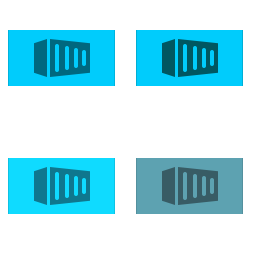
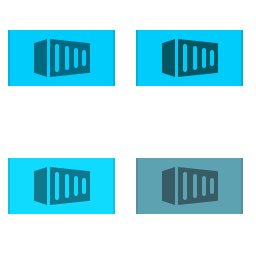
The second (256, 256) image is a revision of the first. Changes to its layers:
painted on "Right Border" (1st of 4, in "TL" › "TLBorders") over box(113, 30, 114, 86)
painted on "Left Border" (1st of 4, in "TL" › "TLBorders") over box(9, 30, 10, 86)
painted on "Right Border" (2nd of 4, in "TR" › "TLBorders") over box(241, 30, 242, 86)
painted on "Left Border" (2nd of 4, in "TR" › "TLBorders") over box(137, 30, 138, 86)
painted on "Right Border" (3rd of 4, in "BL" › "TLBorders") over box(113, 158, 114, 214)
painted on "Left Border" (3rd of 4, in "BL" › "TLBorders") over box(9, 158, 10, 214)
painted on "Right Border" (4th of 4, in "BR" › "TLBorders") over box(241, 158, 242, 214)
painted on "Left Border" (4th of 4, in "BR" › "TLBorders") over box(137, 158, 138, 214)
